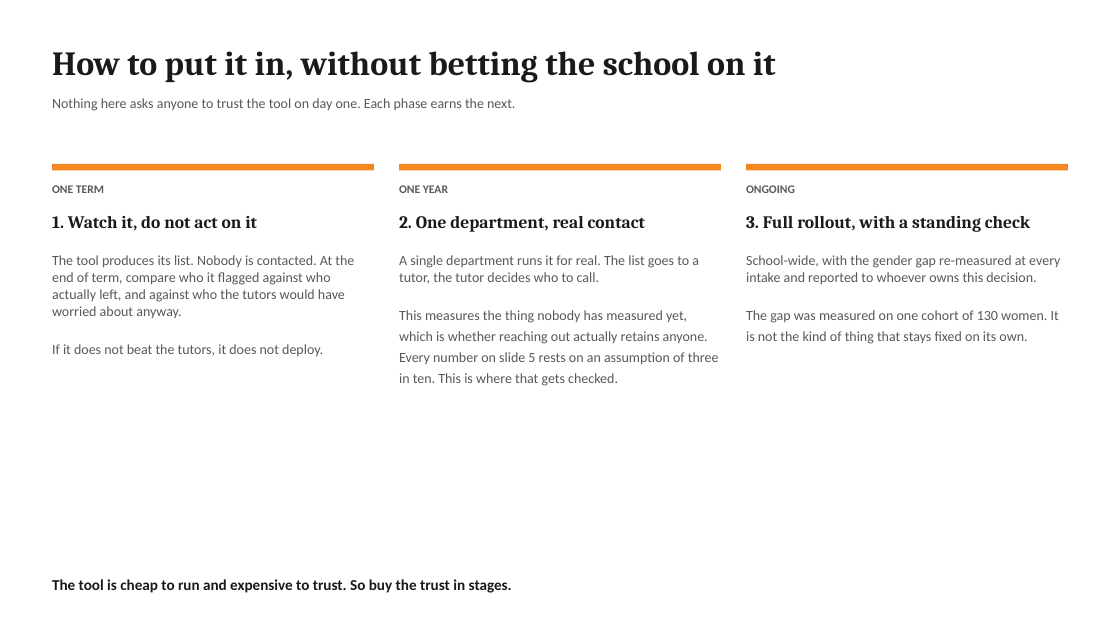
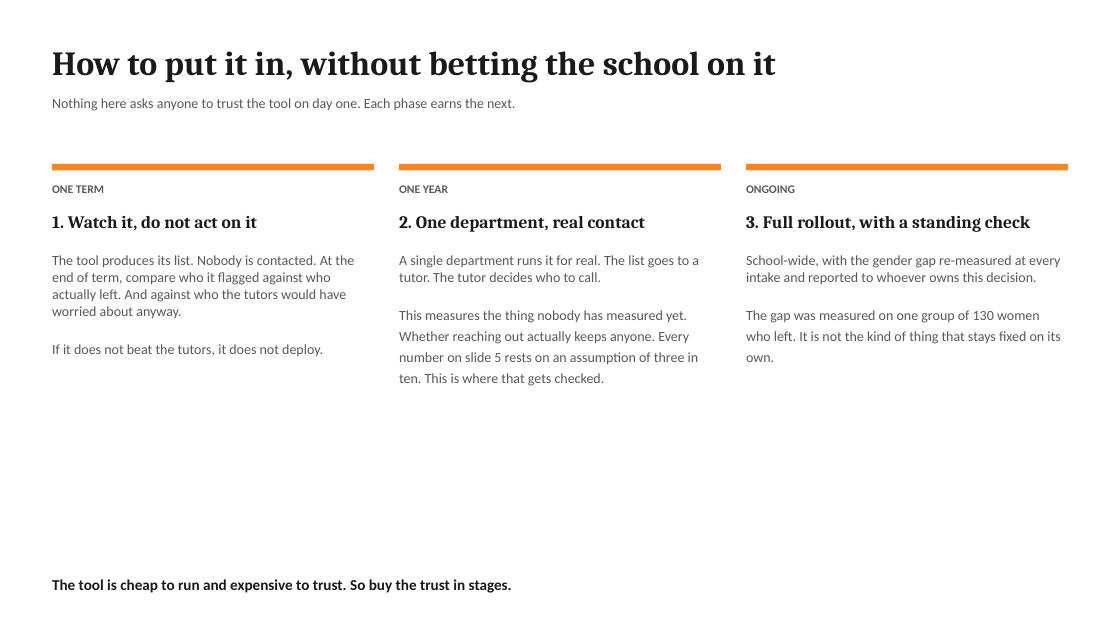
Before and after one commit to jeryldev/pgdaiml-capstone, a slide deck: slide 9 of presentations/business.pptx. Drawn at 1120x630 pixels with LibreOffice and Linux fonts; fonts in the diff are those of the drawing. Boxes give left, top, right and bottom in pixels: in the first picture for what was removed or moved away, otherwise in the second. Text is boxed around its words. In the diff, an @@ line names an element or a change of style, - is before the commit and + after.

```diff
--- a/presentations/business.pptx
+++ b/presentations/business.pptx
@@ text at [52, 255, 354, 356]: text changed @@
-The tool produces its list. Nobody is contacted. At the end of term, compare who it flagged against who actually left, and against who the tutors would have worried about anyway.
-If it does not beat the tutors, it does not deploy.
+The tool produces its list. Nobody is contacted. At the end of term, compare who it flagged against who actually left. And against who the tutors would have worried about anyway.
+If it does not beat the tutors, it does not deploy.
@@ text at [399, 255, 699, 386]: text changed @@
-A single department runs it for real. The list goes to a tutor, the tutor decides who to call.
-This measures the thing nobody has measured yet, which is whether reaching out actually retains anyone. Every number on slide 5 rests on an assumption of three in ten. This is where that gets checked.
+A single department runs it for real. The list goes to a tutor. The tutor decides who to call.
+This measures the thing nobody has measured yet. Whether reaching out actually keeps anyone. Every number on slide 5 rests on an assumption of three in ten. This is where that gets checked.
@@ text at [746, 255, 1060, 362]: text changed @@
-School-wide, with the gender gap re-measured at every intake and reported to whoever owns this decision.
-The gap was measured on one cohort of 130 women. It is not the kind of thing that stays fixed on its own.
+School-wide, with the gender gap re-measured at every intake and reported to whoever owns this decision.
+The gap was measured on one group of 130 women who left. It is not the kind of thing that stays fixed on its own.
```
Also in this commit, not shown: 8 other slides changed, 11 other files.
